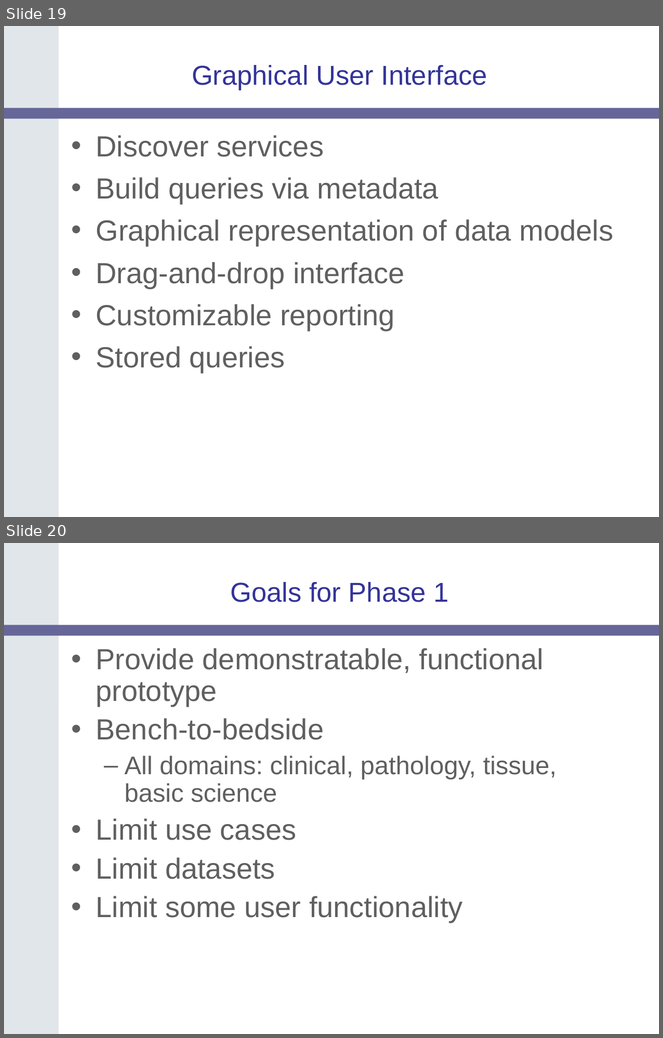
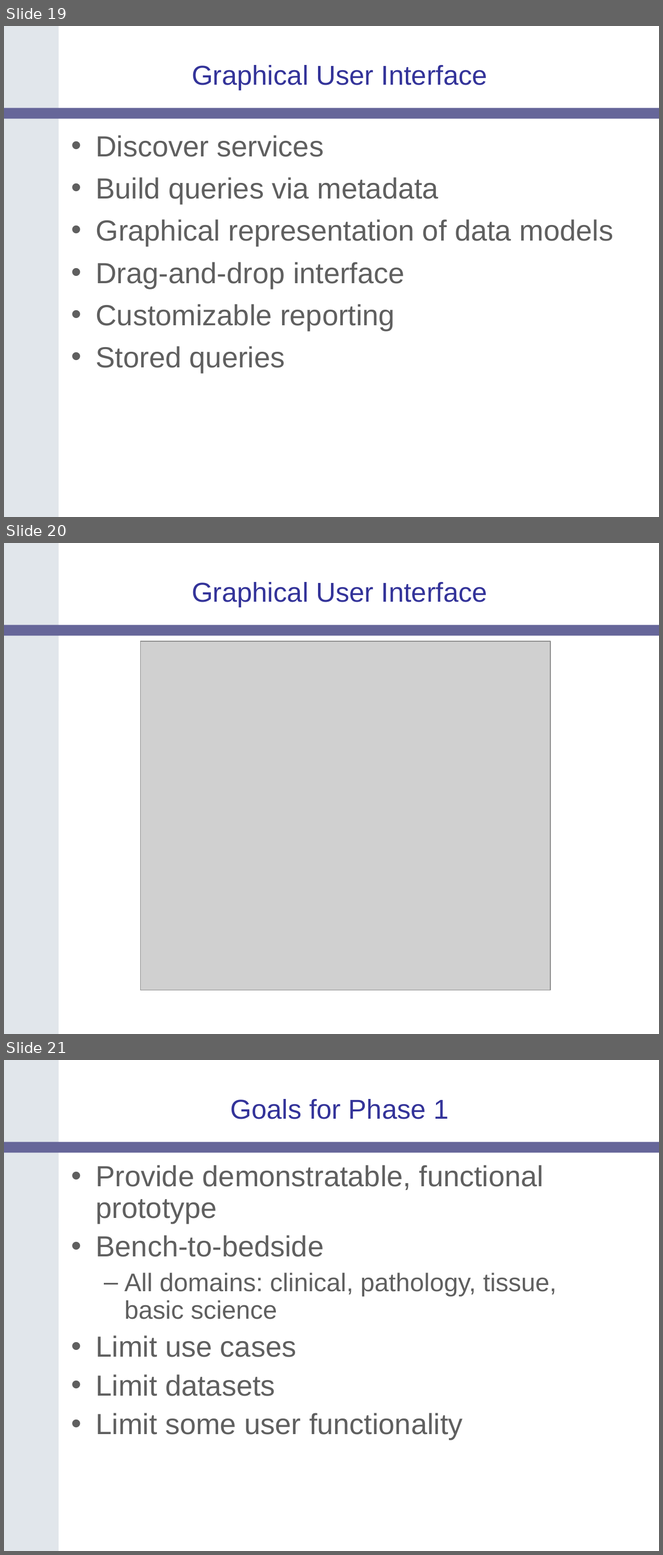
Before and after one commit to NCIP/catrip, a slide deck: catrip/documentation/presentations/translational_sig_2006_06_13/catrip_translational_sig_2006_06_13.ppt. Shown one above the other, each under a label of ours: slides 19 and 20 before the commit, slides 19, 20 and 21 after it. The pictures are 663x1038 and 663x1555 pixels, drawn with LibreOffice and Linux fonts; fonts in the diff are those of the drawing; grey boxes stand for pictures; background and template pictures are left out. Boxes give left, top, right and bottom in pixels: in the first picture for what was removed or moved away, otherwise in the second. Text is boxed around its words. In the diff, an @@ line names an element or a change of style, - is before the commit and + after.

Commit message:
Added a slide containing caTRIP GUI screen print
SVN-Revision: 105

```diff
--- a/catrip/documentation/presentations/translational_sig_2006_06_13/catrip_translational_sig_2006_06_13.ppt
+++ b/catrip/documentation/presentations/translational_sig_2006_06_13/catrip_translational_sig_2006_06_13.ppt
@@ slide 20 added at box(4, 543, 659, 1034), background #FFFFFF; not listed: 2 template elements that a slide beside it also shows @@
@@ title added at box(192, 582, 488, 607), 30 pt, text #333399 @@
+Graphical User Interface
@@ picture added at box(141, 641, 551, 991) @@
@@ what was slide 20 is now slide 21 @@
```
